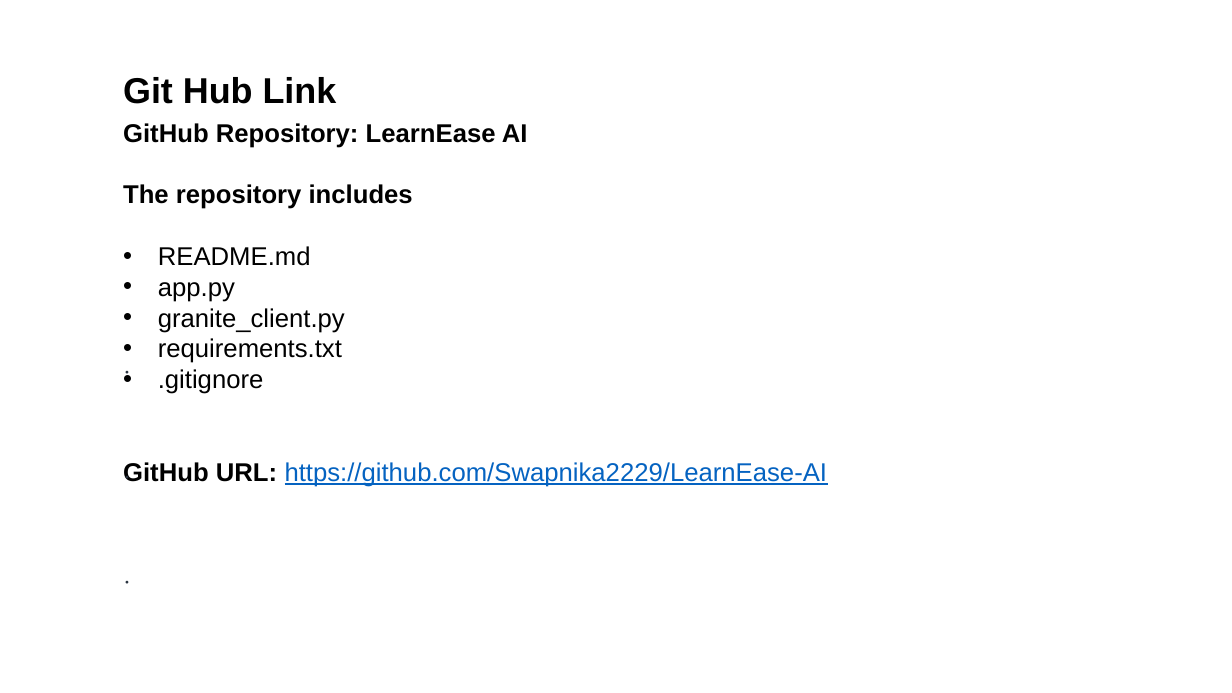
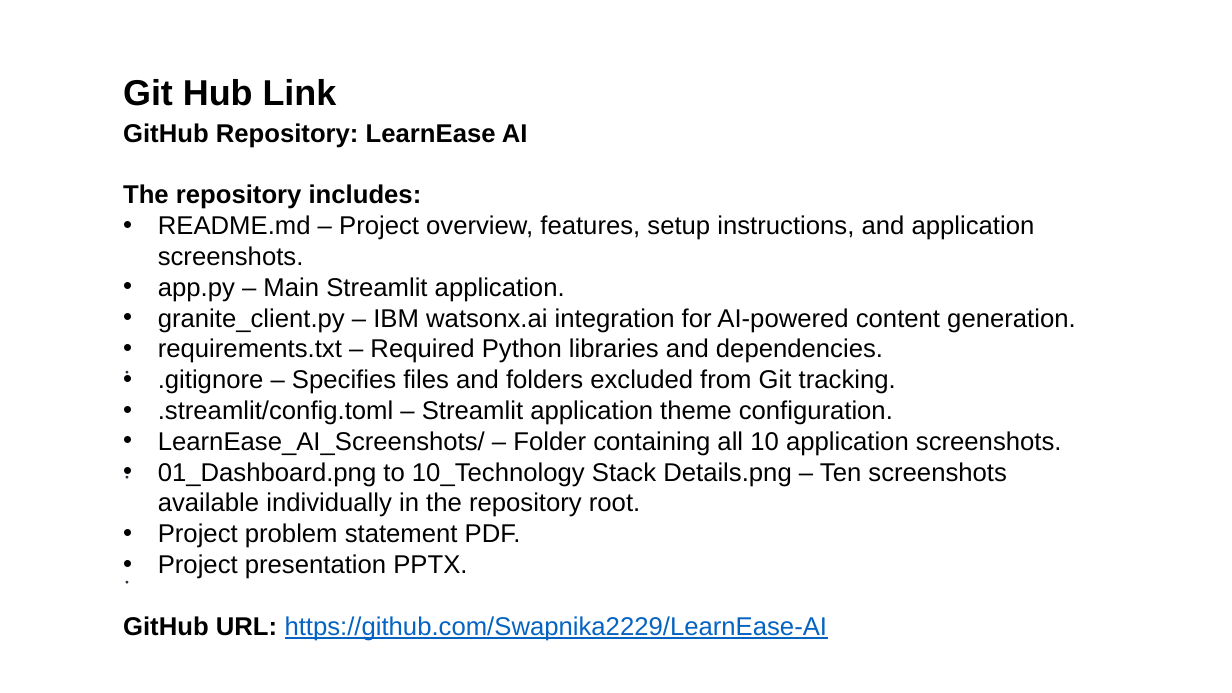
Before and after one commit to Swapnika2229/LearnEase-AI, a slide deck: slide 12 of LearnEase_AI_Project_Presentation.pptx. Drawn at 1232x693 pixels with LibreOffice and Linux fonts; fonts in the diff are those of the drawing. Boxes give left, top, right and bottom in pixels: in the first picture for what was removed or moved away, otherwise in the second. Text is boxed around its words. In the diff, an @@ line names an element or a change of style, - is before the commit and + after.

Commit message:
Update LearnEase AI project presentation

```diff
--- a/LearnEase_AI_Project_Presentation.pptx
+++ b/LearnEase_AI_Project_Presentation.pptx
@@ text at (123,184,1075,579): text changed @@
-The repository includes
-• README.md
-• app.py
-• granite_client.py
-• requirements.txt
-• .gitignore
+The repository includes:
+• README.md – Project overview, features, setup instructions, and application screenshots.
+• app.py – Main Streamlit application.
+• granite_client.py – IBM watsonx.ai integration for AI-powered content generation.
+• requirements.txt – Required Python libraries and dependencies.
+• .gitignore – Specifies files and folders excluded from Git tracking.
+• .streamlit/config.toml – Streamlit application theme configuration.
+• LearnEase_AI_Screenshots/ – Folder containing all 10 application screenshots.
+• 01_Dashboard.png to 10_Technology Stack Details.png – Ten screenshots available individually in the repository root.
+• Project problem statement PDF.
+• Project presentation PPTX.
```
Also in this commit, not shown: 4 other slides changed, 5 slides added, 2 slides removed.
